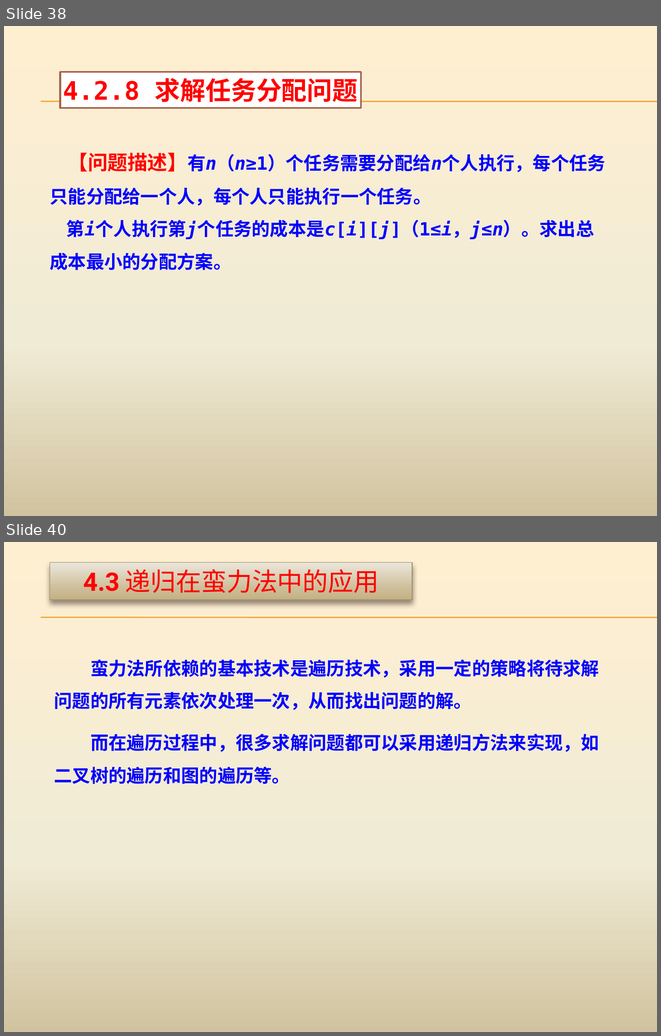
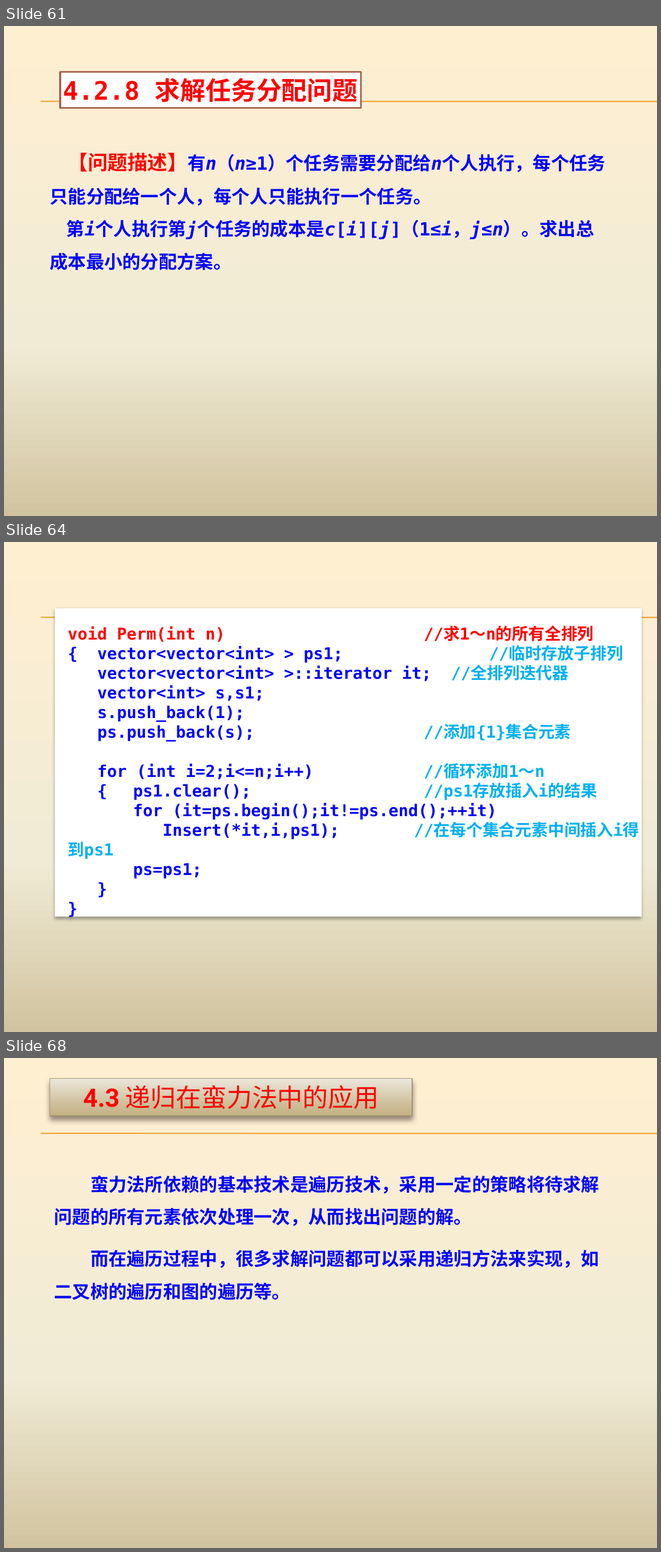
Before and after one commit to AllenW1116/Cpp-algorithm, a slide deck: 课程ppt/第4章 蛮力法.pptx. Shown one above the other, each under a label of ours: slides 38 and 40 before the commit, slides 61, 64 and 68 after it; the slides between them are not shown. The pictures are 661x1036 and 661x1552 pixels, drawn with LibreOffice and Linux fonts; fonts in the diff are those of the drawing. Boxes give left, top, right and bottom in pixels: in the first picture for what was removed or moved away, otherwise in the second. Text is boxed around its words. In the diff, an @@ line names an element or a change of style, - is before the commit and + after.

```diff
--- a/课程ppt/第4章 蛮力法.pptx
+++ b/课程ppt/第4章 蛮力法.pptx
@@ slide 64 added at [4,542,657,1032], background gradient #FFEFD1 to #F0EBD5 to #D1C39F; not listed: 2 template elements that a slide beside it also shows @@
@@ rectangle added at [55,609,641,917], fill #FFFFFF, 18 pt, text #0000FF, bold @@
+void Perm(int n) //求1～n的所有全排列
+{ vector<vector<int> > ps1; //临时存放子排列
+vector<vector<int> >::iterator it; //全排列迭代器
+vector<int> s,s1;
+s.push_back(1);
+ps.push_back(s); //添加{1}集合元素
+for (int i=2;i<=n;i++) //循环添加1～n
+{ ps1.clear(); //ps1存放插入i的结果
+for (it=ps.begin();it!=ps.end();++it)
+Insert(*it,i,ps1); //在每个集合元素中间插入i得到ps1
+ps=ps1;
+}
+}
@@ what was slide 38 is now slide 61 @@
@@ what was slide 40 is now slide 68 @@
```
Also in this commit, not shown: 1 slide changed, 43 other slides added, 13 other files.
